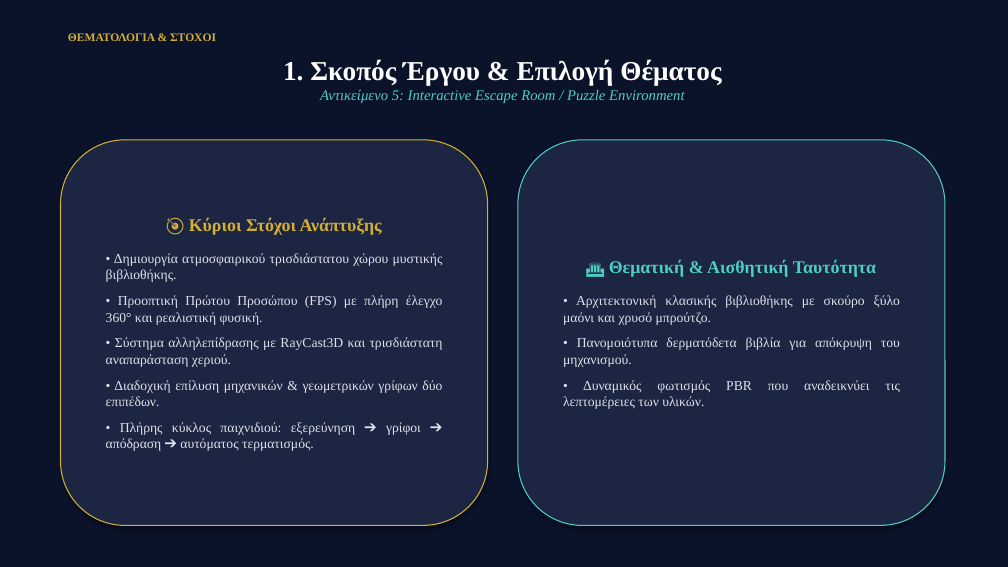
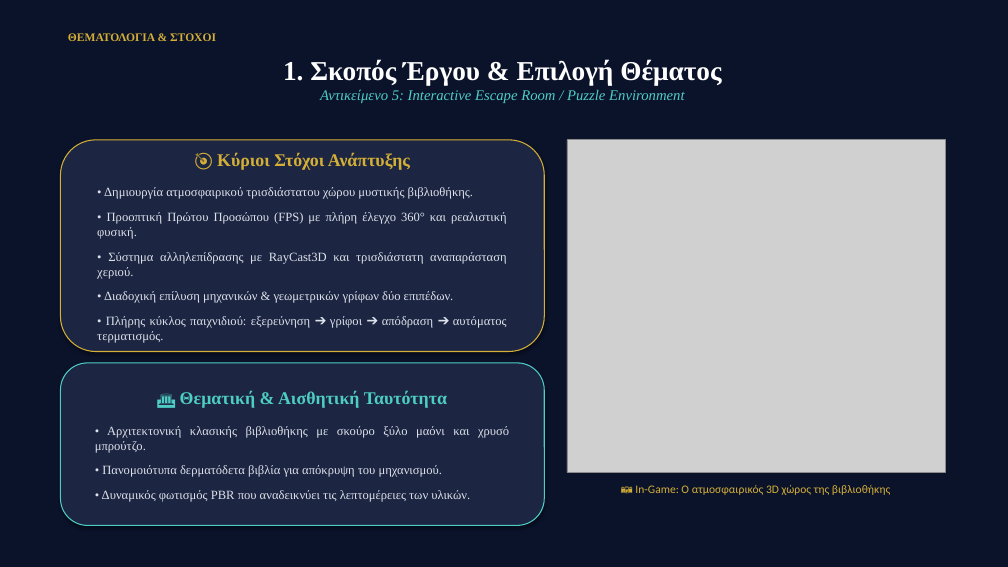
Before and after one commit to MrMpek/SecretLibrary-EscapeRoom, a slide deck: slide 2 of Deliverables/The_Secret_Library_Presentation.pptx. Drawn at 1008x567 pixels with LibreOffice and Linux fonts; fonts in the diff are those of the drawing; grey boxes stand for pictures. Boxes give left, top, right and bottom in pixels: in the first picture for what was removed or moved away, otherwise in the second. Text is boxed around its words. In the diff, an @@ line names an element or a change of style, - is before the commit and + after.

Commit message:
docs(presentation): update presentation with real metrics, raycast 3.0m, hand icon, and screenshots

```diff
--- a/Deliverables/The_Secret_Library_Presentation.pptx
+++ b/Deliverables/The_Secret_Library_Presentation.pptx
@@ rounded rectangle "🎯 Κύριοι Στόχοι Ανάπτυξης": place and size @@
-rounded rectangle "🎯 Κύριοι Στόχοι Ανάπτυξης" at [60,140,488,526]
+rounded rectangle "🎯 Κύριοι Στόχοι Ανάπτυξης" at [60,140,544,352]
@@ picture added at [567,140,945,473] @@
@@ text in rounded rectangle at [97,187,507,343]: size 13 to 12 pt @@
@@ rounded rectangle "🏛️ Θεματική & Αισθητική Ταυτότητα": place and size @@
-rounded rectangle "🏛️ Θεματική & Αισθητική Ταυτότητα" at [518,140,945,526]
+rounded rectangle "🏛️ Θεματική & Αισθητική Ταυτότητα" at [60,363,544,526]
@@ text in rounded rectangle at [95,426,509,502]: size 13 to 12 pt in "• Αρχιτεκτονική κλασικής βιβλιοθήκης με σκούρο ξύλο ...", "• Πανομοιότυπα δερματόδετα βιβλία για απόκρυψη του ...", "• Δυναμικός φωτισμός PBR που αναδεικνύει τις ..." @@
@@ text added at [635,485,891,495], 11 pt, text #D4AF37 @@
+📷 In-Game: Ο ατμοσφαιρικός 3D χώρος της βιβλιοθήκης
```
Also in this commit, not shown: 6 other slides changed.
